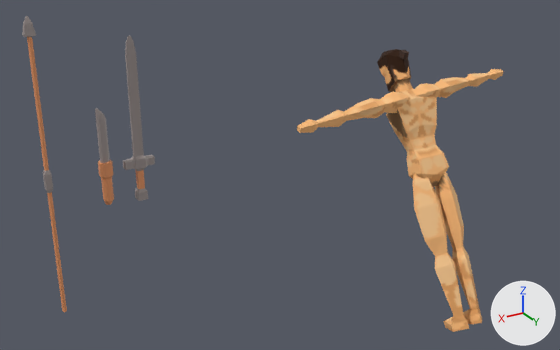
The Blender file Assets/modular-rigs.blend: old version first, new version second.
Rendered twice from a camera (50 mm lens) standing at (3.02, 3.29, 2.67) and looking at (0.97, -0.13, 0.96). Lighting does not change. The marker at lower right points along +X, +Y and +Z.

Objects in the first picture: 'arm-mesh-l', 'arm-mesh-r', 'dagger', 'leg-mesh-l', 'leg-mesh-r', 'spear', 'sword', 'torso-mesh'.
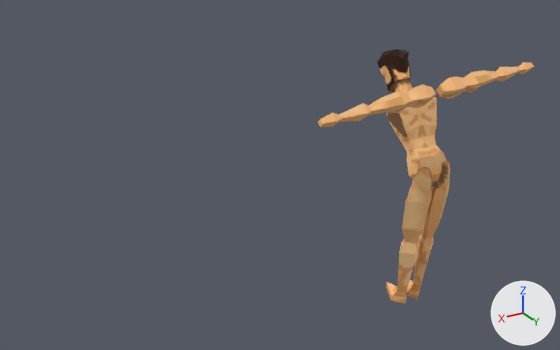
The newer file is also turned or shifted as a whole; pictures and numbers use the older file's frame.

Where the change shows, as pixel boxes (x1, y1, x2, y2) in the pictures (560 x 350 px):
'leg-mesh-l', deleted (beige)
    before: (413, 173, 469, 332)
'Mesh Leg L', added (brown)
    after: (386, 167, 432, 304)
'leg-mesh-r', deleted (orange)
    before: (434, 172, 482, 324)
'sword', deleted
    before: (123, 36, 155, 201)
'Mesh Leg R', added (brown)
    after: (406, 161, 450, 299)
'Mesh Arm L', added (beige)
    after: (318, 85, 436, 127)
'spear', deleted
    before: (22, 16, 67, 312)
'arm-mesh-l', deleted (beige)
    before: (297, 91, 410, 133)
'Mesh Arm R', added (beige)
    after: (436, 62, 534, 99)
'arm-mesh-r', deleted (beige)
    before: (413, 69, 504, 98)
'dagger', deleted
    before: (95, 108, 114, 205)

Diff of the bpy script that builds the scene:
```diff
--- a/Assets/modular-rigs.blend.py
+++ b/Assets/modular-rigs.blend.py
@@ ob_arm_mesh_l @@
-ob_arm_mesh_l = bpy.data.objects.new('arm-mesh-l', me_cube_005)
@@ ob_arm_mesh_r @@
-ob_arm_mesh_r = bpy.data.objects.new('arm-mesh-r', me_cube_006)
@@ ob_leg_mesh_r @@
-ob_leg_mesh_r = bpy.data.objects.new('leg-mesh-r', me_cube_007)
@@ ob_leg_mesh_l @@
-ob_leg_mesh_l = bpy.data.objects.new('leg-mesh-l', me_cube_008)
@@ ob_sword @@
-ob_sword = bpy.data.objects.new('sword', me_cube_009)
@@ ob_dagger @@
-ob_dagger = bpy.data.objects.new('dagger', me_cube_010)
@@ ob_spear @@
-ob_spear = bpy.data.objects.new('spear', me_cube_002)
@@ ob_mesh_leg_l @@
+ob_mesh_leg_l = bpy.data.objects.new('Mesh Leg L', me_cube_008_1)  # 36 vertices, 34 faces; spans x 0.006..0.175, y -0.195..0.048, z -0.907..0.079; in mat_nils (picture img_nils_2); modifiers TRIANGULATE
+ob_mesh_leg_l.location = (0.0, 0.087, 0.793)
+ob_mesh_leg_l.rotation_euler = (-0.161, 0.00319, 0.00185)  # degrees (-9.2, 0.2, 0.1)
+ob_mesh_leg_l.scale = (1.0, 0.963, 1.04)
@@ ob_mesh_leg_r @@
+ob_mesh_leg_r = bpy.data.objects.new('Mesh Leg R', me_cube_007_1)  # 36 vertices, 34 faces; spans x -0.175..-0.006, y -0.195..0.048, z -0.907..0.079; in mat_nils (picture img_nils_2); modifiers TRIANGULATE
+ob_mesh_leg_r.location = (0.0, 0.087, 0.793)
+ob_mesh_leg_r.rotation_euler = (-0.161, 0.00319, 0.00185)  # degrees (-9.2, 0.2, 0.1)
+ob_mesh_leg_r.scale = (1.0, 0.963, 1.04)
@@ ob_mesh_arm_r @@
+ob_mesh_arm_r = bpy.data.objects.new('Mesh Arm R', me_cube_006_1)  # 44 vertices, 42 faces; spans x -0.865..-0.046, y -0.067..0.062, z 0.463..0.592; in mat_nils (picture img_nils_2); modifiers TRIANGULATE
+ob_mesh_arm_r.location = (0.0, 0.087, 0.793)
+ob_mesh_arm_r.rotation_euler = (0.109, 0.0266, 0.0658)  # degrees (6.2, 1.5, 3.8)
+ob_mesh_arm_r.scale = (1.0, 0.984, 1.02)
@@ ob_mesh_arm_l @@
+ob_mesh_arm_l = bpy.data.objects.new('Mesh Arm L', me_cube_005_1)  # 44 vertices, 42 faces; spans x 0.018..0.836, y -0.067..0.062, z 0.463..0.592; in mat_nils (picture img_nils_2); modifiers TRIANGULATE
+ob_mesh_arm_l.location = (0.0, 0.087, 0.793)
+ob_mesh_arm_l.rotation_euler = (0.109, 0.0266, 0.0658)  # degrees (6.2, 1.5, 3.8)
+ob_mesh_arm_l.scale = (1.0, 0.984, 1.02)
```
